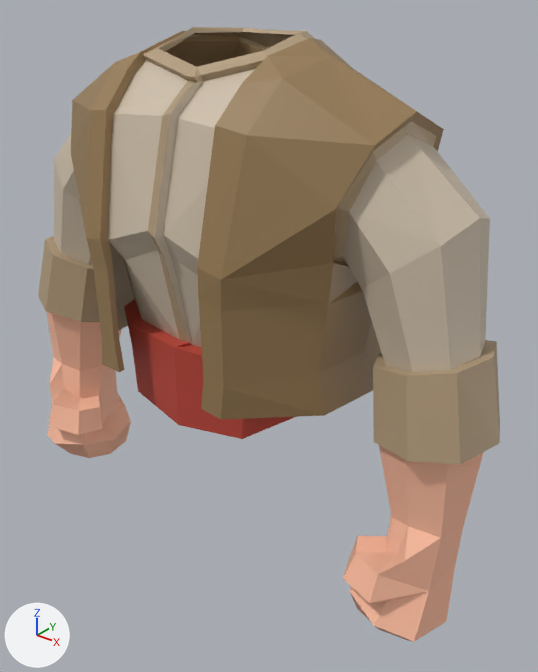
Two versions of the COLLADA model Models/Blend/Chestplate/CommonClothChestplate.dae, one commit apart.
Both versions are drawn from a camera (50 mm lens) standing at (4.08, -4.62, 7.29) and looking at (0.29, 0.13, 4.34). Arrows for +X, +Y and +Z are at lower left; the lights stay in place. Vertices at the same position are counted once.

The first picture shows 'Cloth2Chest'.
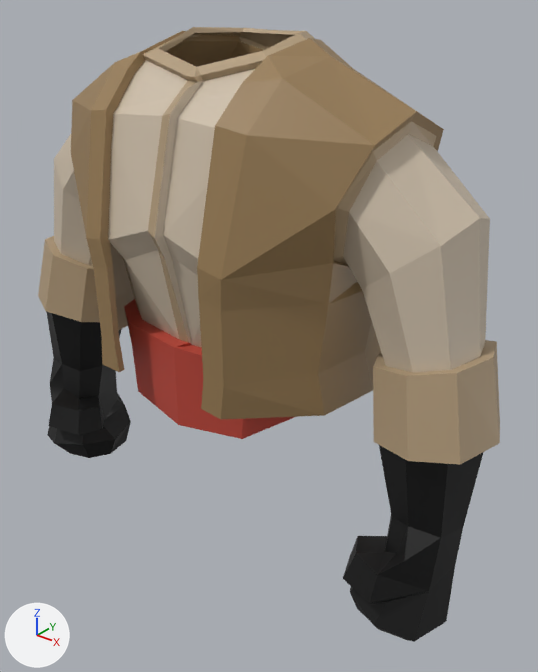
Boxes (x1, y1, x2, y2) around the edits, measured in the pictures (538 x 672 px):
part 1 of me_untitled_027, recoloured (beige to black)
    both: (46, 311, 483, 642)

What changed in the scene script:
```text
Change me_untitled_027:
    where me_untitled_027.from_pydata(...)  # 536 vertices, 1036 faces; spans x -2.55..2.55, y -0.99..1.12, z 2.32..6.9
    used by ob_cloth2chest; location = (0.0, 0.0, 0.0)
    me_untitled_027 part 1: 232 faces centred in x -2.45..2.4, y -0.66..0.36, z 2.35..4.4 are repainted in the vertex colours; the middle colour goes from beige #ffbfa1 to black #000000
```
